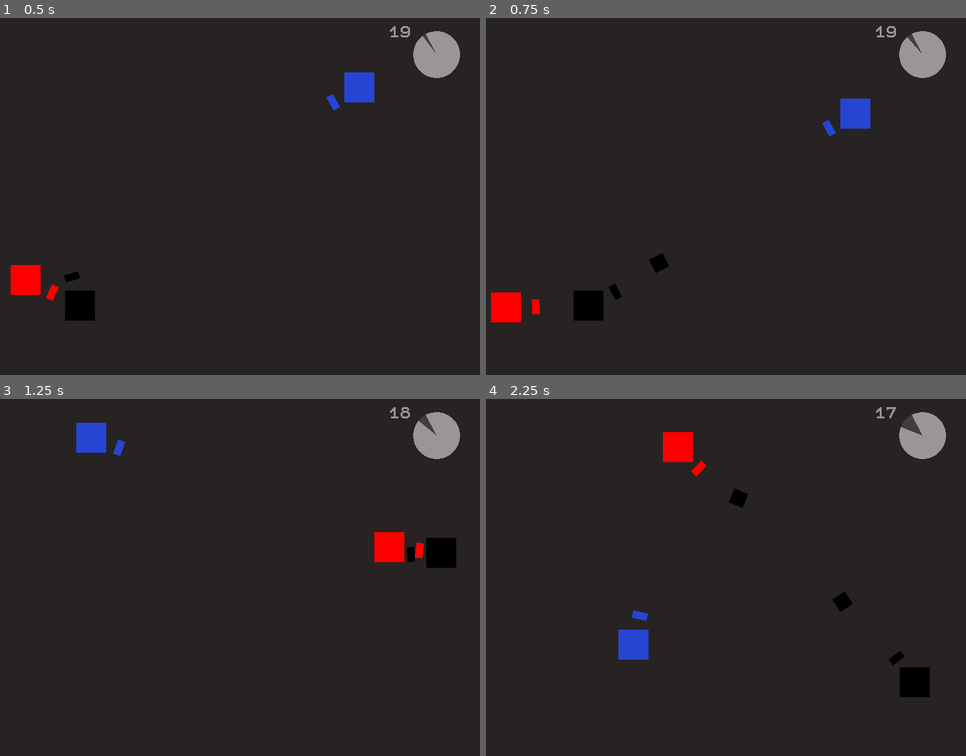
Above: before the commit, frames 1-4 (two rows, left to right).
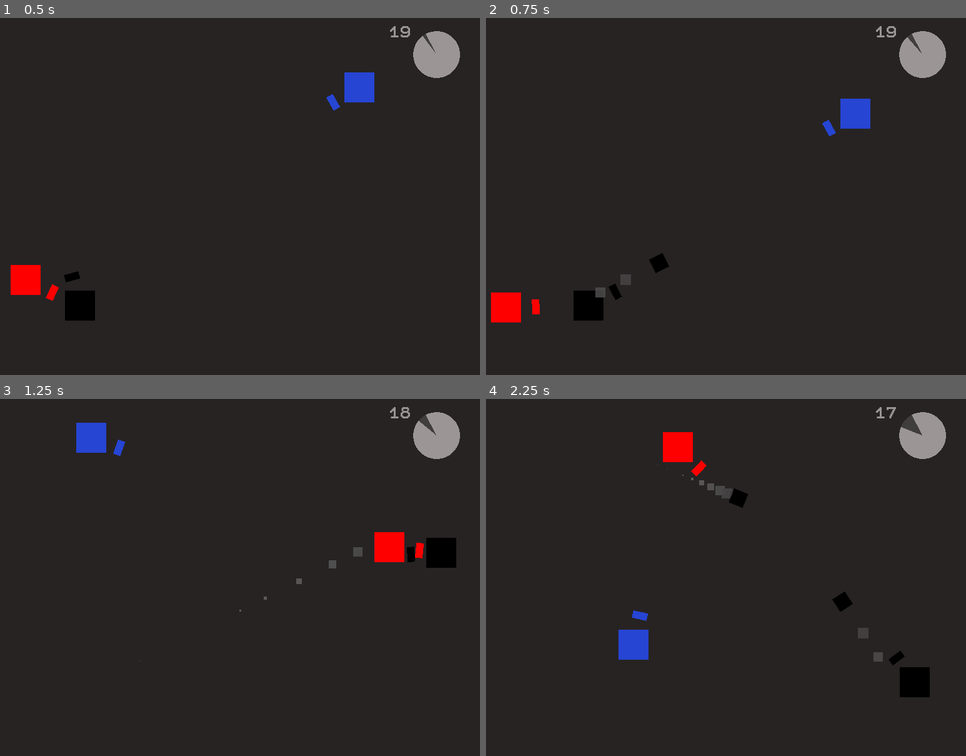
Above: after the commit, the same moments.

Repository: SaviHex/gmtk2020
Game: Godot game, scene res://core/Main/Main.tscn
Same seed, same stepped clock (60 frames per second), same inputs: the game is played once before the commit and once after it.
Inputs (mouse positions are in pixels of both pictures, inside the frame that each line leads up to):
- Up to frame 1 (0.5 s): no input
- Up to frame 2 (0.75 s): tap Enter at 0.5 s; move the mouse to (831, 178) at 0.52 s; hold D (right) from 0.53 s (still down); click (831, 178) at 0.6 s
- Up to frame 3 (1.25 s): keep holding D (right); tap Space at 0.77 s
- Up to frame 4 (2.25 s): move the mouse to (630, 595) at 1.27 s; release D (right) at 1.28 s; hold S (down) 1.28-2.03 s; click (630, 595) at 1.35 s; tap Space at 1.52 s; move the mouse to (774, 495) at 2.02 s; hold D (right) from 2.03 s (still down); click (774, 495) at 2.1 s

Frame 1 is identical in both runs. In frame 2, 0.1% of the frame differs, in the area x 22-31%, y 71-79%; in frame 3, 0.1%; in frame 4, 0.3%, in the area x 35-83%, y 18-74%.

Commit message:
particle stuff, not much progress

Diff:
--- a/src/core/bullet/Bullet.gd
+++ b/src/core/bullet/Bullet.gd
@@ -13,9 +13,13 @@
 		#velocity = velocity.bounce(collision.normal)
 		if collision.collider.has_method("hit"):
 			collision.collider.hit()
-		queue_free()
+		hit()
 
 func hit():
+	$CollisionShape2D.disabled = true
+	$Sprite.visible = false
+	$Particles2D.emitting = false
+	yield(get_tree().create_timer(.5), "timeout")
 	queue_free()
 
 func _on_VisibilityNotifier2D_screen_exited():
--- a/src/core/bullet/Bullet.tscn
+++ b/src/core/bullet/Bullet.tscn
@@ -1,6 +1,29 @@
-[gd_scene load_steps=4 format=2]
+[gd_scene load_steps=9 format=2]
 
 [ext_resource path="res://core/bullet/Bullet.gd" type="Script" id=1]
+
+[sub_resource type="Gradient" id=6]
+colors = PoolColorArray( 0.211765, 0.203922, 0.203922, 1, 1, 1, 1, 0 )
+
+[sub_resource type="GradientTexture" id=7]
+gradient = SubResource( 6 )
+
+[sub_resource type="Curve" id=3]
+_data = [ Vector2( 0, 1 ), 0.0, 0.0, 0, 0, Vector2( 0.493671, 0.0272727 ), 0.430909, 0.0, 0, 0 ]
+
+[sub_resource type="CurveTexture" id=4]
+curve = SubResource( 3 )
+
+[sub_resource type="ParticlesMaterial" id=5]
+flag_disable_z = true
+gravity = Vector3( 0, 0, 0 )
+initial_velocity = 10.0
+initial_velocity_random = 1.0
+orbit_velocity = 0.0
+orbit_velocity_random = 0.0
+scale = 6.0
+scale_curve = SubResource( 4 )
+color_ramp = SubResource( 7 )
 
 [sub_resource type="GradientTexture" id=1]
 
@@ -10,6 +33,15 @@
 [node name="Bullet" type="KinematicBody2D"]
 script = ExtResource( 1 )
 
+[node name="Particles2D" type="Particles2D" parent="."]
+position = Vector2( -1.90735e-06, 0 )
+scale = Vector2( 0.01, 0.01 )
+amount = 16
+lifetime = 0.5
+speed_scale = 0.5
+local_coords = false
+process_material = SubResource( 5 )
+
 [node name="Sprite" type="Sprite" parent="."]
 scale = Vector2( 0.00390625, 8 )
 texture = SubResource( 1 )
